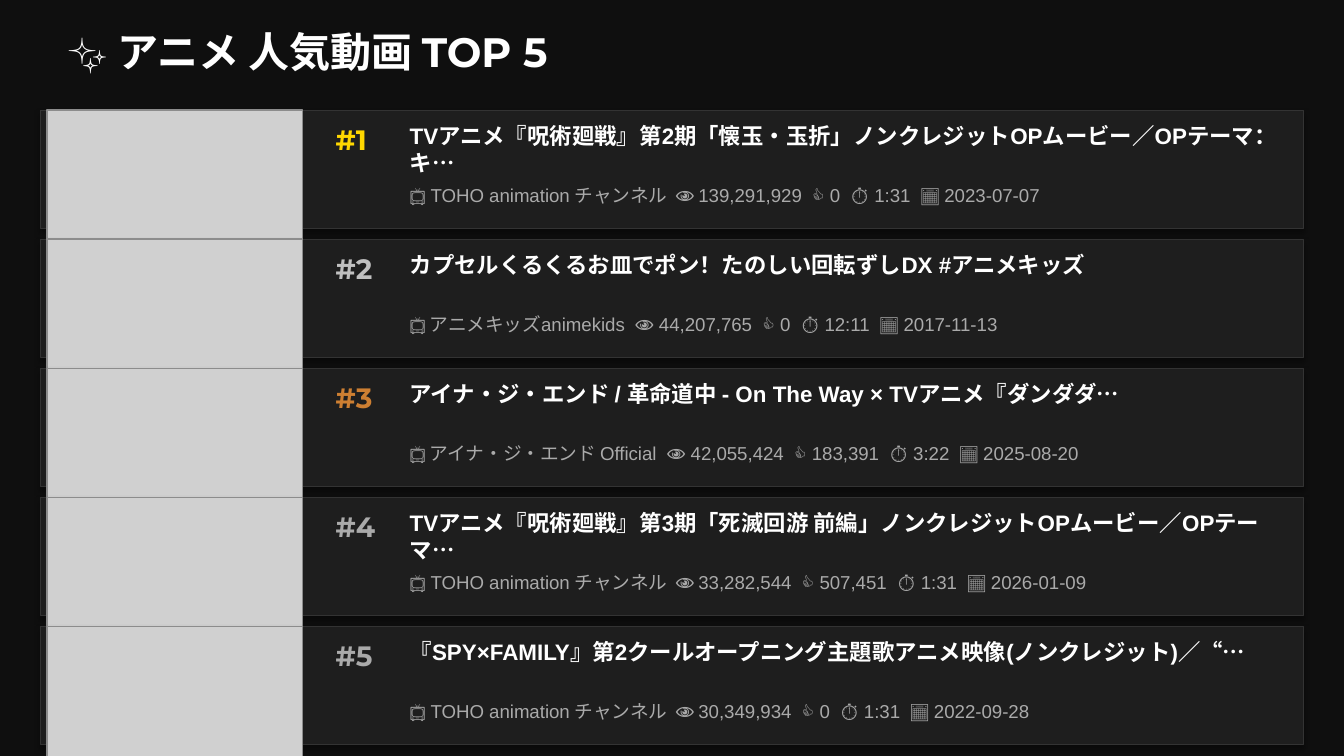
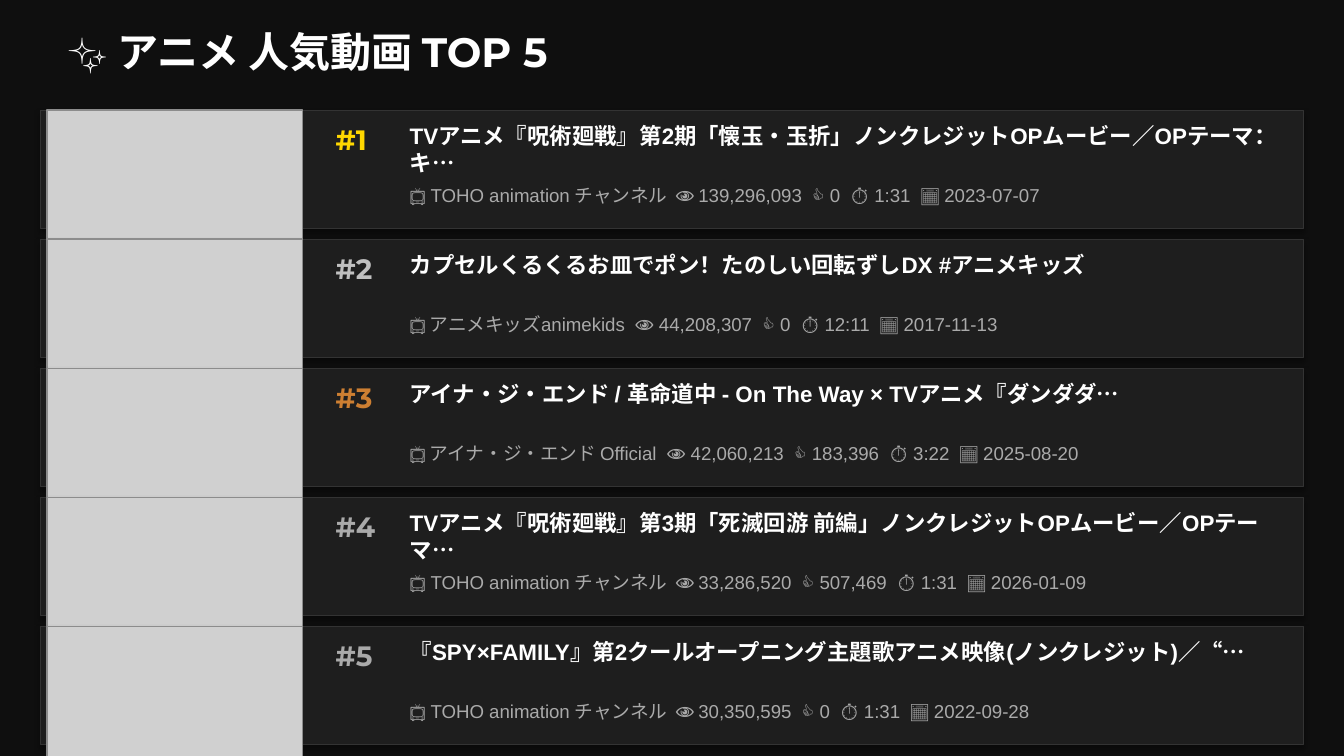
Before and after one commit to asaneasaburo0910-hub/youtube-crawler, a slide deck: slide 14 of youtube_ranking_20260511.pptx. Drawn at 1344x756 pixels with LibreOffice and Linux fonts; fonts in the diff are those of the drawing; grey boxes stand for pictures. Boxes give left, top, right and bottom in pixels: in the first picture for what was removed or moved away, otherwise in the second. Text is boxed around its words. In the diff, an @@ line names an element or a change of style, - is before the commit and + after.

```diff
--- a/youtube_ranking_20260511.pptx
+++ b/youtube_ranking_20260511.pptx
@@ text at (431,187,1039,205): text changed @@
-📺 TOHO animation チャンネル 👁 139,291,929 👍 0 ⏱ 1:31 📅 2023-07-07
+📺 TOHO animation チャンネル 👁 139,296,093 👍 0 ⏱ 1:31 📅 2023-07-07
@@ text at (430,315,998,333): text changed @@
-📺 アニメキッズanimekids 👁 44,207,765 👍 0 ⏱ 12:11 📅 2017-11-13
+📺 アニメキッズanimekids 👁 44,208,307 👍 0 ⏱ 12:11 📅 2017-11-13
@@ text at (430,445,1078,463): text changed @@
-📺 アイナ・ジ・エンド Official 👁 42,055,424 👍 183,391 ⏱ 3:22 📅 2025-08-20
+📺 アイナ・ジ・エンド Official 👁 42,060,213 👍 183,396 ⏱ 3:22 📅 2025-08-20
@@ text at (431,574,1086,592): text changed @@
-📺 TOHO animation チャンネル 👁 33,282,544 👍 507,451 ⏱ 1:31 📅 2026-01-09
+📺 TOHO animation チャンネル 👁 33,286,520 👍 507,469 ⏱ 1:31 📅 2026-01-09
@@ text at (431,703,1029,721): text changed @@
-📺 TOHO animation チャンネル 👁 30,349,934 👍 0 ⏱ 1:31 📅 2022-09-28
+📺 TOHO animation チャンネル 👁 30,350,595 👍 0 ⏱ 1:31 📅 2022-09-28
```
Also in this commit, not shown: 13 other slides changed.
